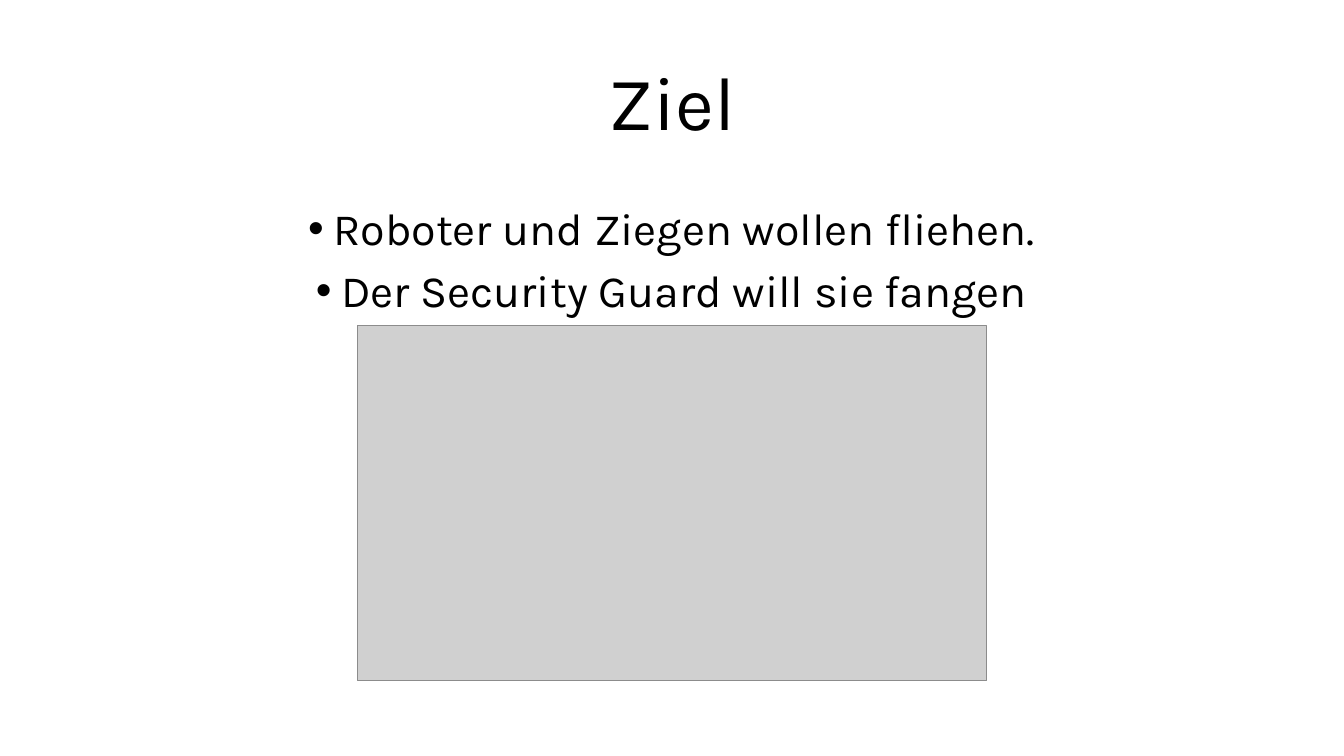
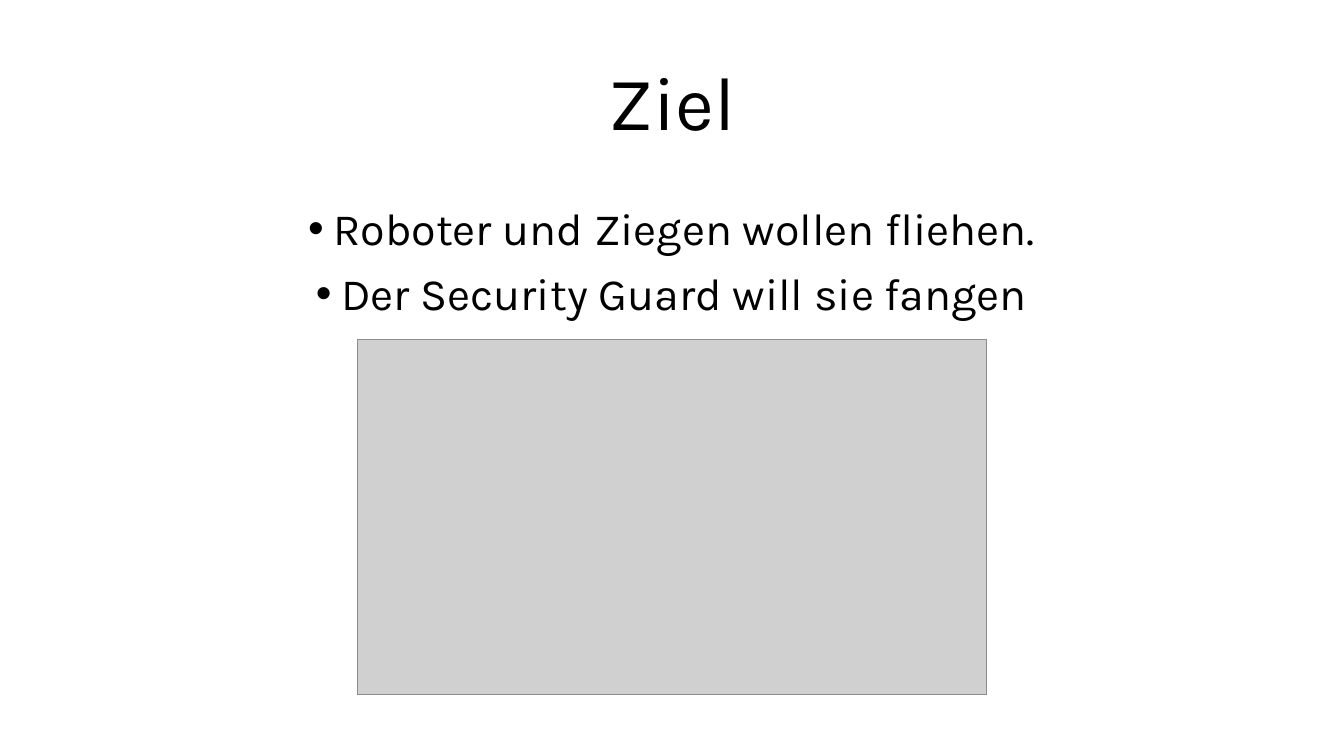
Before and after one commit to verifizieren/iGOAT, a slide deck: slide 4 of Presentation/Gruppe10(Präsentation1).pptx. Drawn at 1344x756 pixels with LibreOffice and Linux fonts; fonts in the diff are those of the drawing; grey boxes stand for pictures; background and template pictures are left out. Boxes give left, top, right and bottom in pixels: in the first picture for what was removed or moved away, otherwise in the second. Text is boxed around its words. In the diff, an @@ line names an element or a change of style, - is before the commit and + after.

```diff
--- a/Presentation/Gruppe10(Präsentation1).pptx
+++ b/Presentation/Gruppe10(Präsentation1).pptx
@@ text at <box>341,276,1027,318</box>: paragraph removed @@
-• Der Security Guard will sie fangen
@@ text added at <box>341,279,1027,321</box>, 32 pt, text #000000 @@
+• Der Security Guard will sie fangen
@@ picture: place and size @@
-picture at <box>357,326,986,681</box>
+picture at <box>357,340,986,695</box>
```
Also in this commit, not shown: 2 other slides changed, 2 slides added, 1 slide removed, 3 other files.
